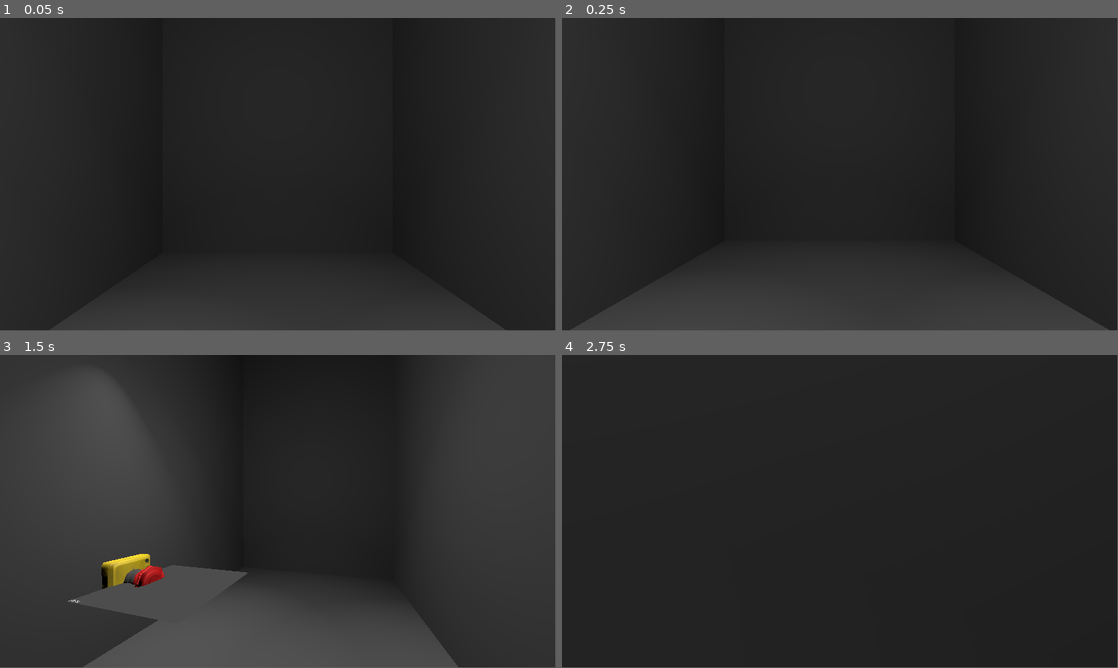
Above: before the commit, frames 1-4 (two rows, left to right).
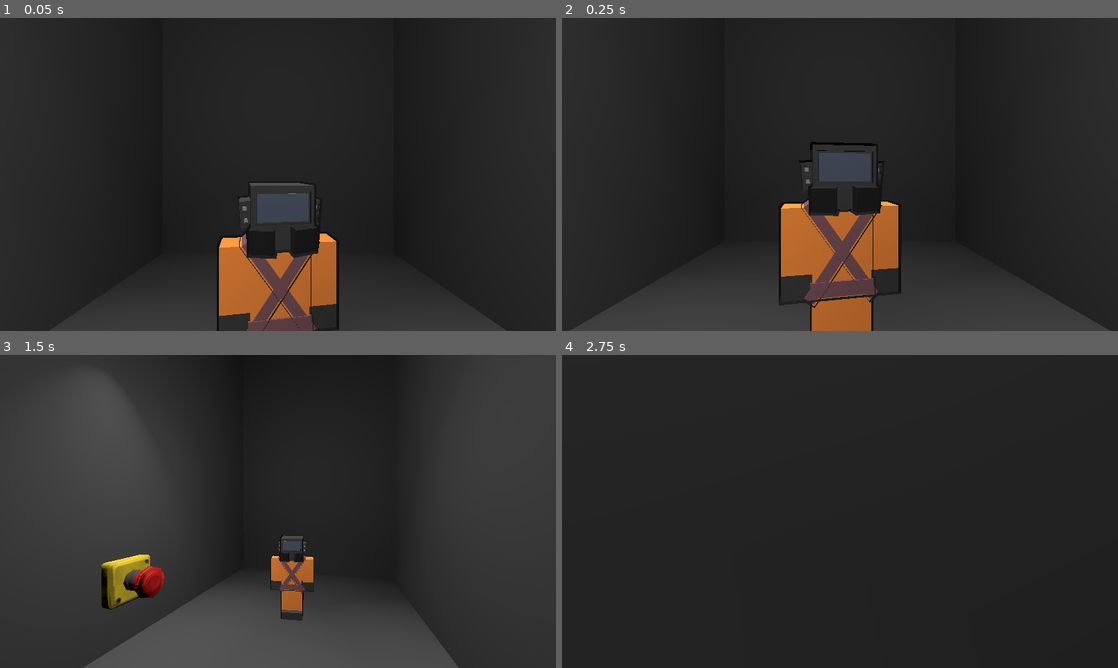
Above: after the commit, the same moments.

Repository: SavageMode123/Lethal-Company
Game: Godot game, scene res://main.tscn
Same seed, same stepped clock (60 frames per second), same inputs: the game is played once before the commit and once after it.
Inputs (mouse positions are in pixels of both pictures, inside the frame that each line leads up to):
- Up to frame 1 (0.05 s): no input
- Up to frame 2 (0.25 s): no input
- Up to frame 3 (1.5 s): move the mouse to (400, 495) at 0.52 s; hold D (Right) 0.53-1.28 s; tap E (Interact, bound only after the commit) at 0.6, 1.35 s; tap Space (Jump) at 0.77 s; move the mouse to (250, 511) at 1.27 s; hold W (Forward) from 1.28 s (still down)
- Up to frame 4 (2.75 s): keep holding W (Forward); tap Space (Jump) at 1.52 s; move the mouse to (851, 505) at 2.02 s; tap E (Interact, bound only after the commit) at 2.1 s
The window is 799x449 before the commit and 800x450 after it. Grey fills any space a smaller window leaves; there, only what the larger window draws over its background counts as a difference.

The runs differ from the first frame. In frame 1, 6.0% of the frame differs, in the area x 39-61%, y 52-100%; in frame 2, 7.5%, in the area x 0-100%, y 39-100%; in frame 3, 3.8%; in frame 4, less than 0.1%.

Commit message:
Added door animation

Diff:
--- a/Elevator.gd
+++ b/Elevator.gd
@@ -1,19 +1,41 @@
 extends Node3D
 
 @export var Players: Node3D
-@onready var openButton: Node3D = get_node("OpenButton")
+@onready var openButton: StaticBody3D = get_node("OpenButton")
+
+@onready var door: StaticBody3D = get_node("Door")
+@onready var doorAnimationPlayer: AnimationPlayer = door.get_node("AnimationPlayer")
 
 # Called when the node enters the scene tree for the first time.
 func _ready() -> void:
 	pass # Replace with function body.
 
+var canPressOpenButton: bool = false
+var doorOpen: bool = false
+
+func _input(_event: InputEvent) -> void:
+	if Input.is_action_just_pressed("Interact"):
+		if canPressOpenButton == true:
+			if doorOpen == false:
+				doorAnimationPlayer.play("ElevatorDoorOpen")
+			else:
+				doorAnimationPlayer.play("ElevatorDoorOpen", -1, -1, true)
+
+			doorOpen = !doorOpen
 
 # Called every frame. 'delta' is the elapsed time since the previous frame.
-func _process(delta: float) -> void:
+func _process(_delta: float) -> void:
 	for player in Players.get_children():
 		var camera: Camera3D = player.get_node("Camera")
 		var interactRay: RayCast3D = camera.get_node("InteractRay")
 		var collider: Object = interactRay.get_collider()
 
-		if collider:
-			print(collider)
+		var playerUI: Control = player.get_node("UI")
+		var interactLabel: Label = playerUI.get_node("Interact")
+
+		if collider and collider.name == "OpenButton":
+			interactLabel.visible = true
+			canPressOpenButton = true
+		else:
+			interactLabel.visible = false
+			canPressOpenButton = false
--- a/main.tscn
+++ b/main.tscn
@@ -5,6 +5,7 @@
 [ext_resource type="Texture2D" uid="uid://blude7e8oag3j" path="res://low_poly_emergency_button/textures/Material.002_baseColor.png" id="3_m1li0"]
 [ext_resource type="Texture2D" uid="uid://g8d5s6ylm30t" path="res://low_poly_emergency_button/textures/Material.002_metallicRoughness.png" id="4_ftsml"]
 [ext_resource type="Texture2D" uid="uid://bf7y3q5plpayd" path="res://low_poly_emergency_button/textures/Material.002_normal.png" id="5_4k8ko"]
+[ext_resource type="PackedScene" uid="uid://d3so6bj4yxu37" path="res://lethal_company_employee/scene.gltf" id="5_xn0y1"]
 
 [sub_resource type="BoxShape3D" id="BoxShape3D_r5elr"]
 
@@ -16,29 +17,30 @@
 
 [sub_resource type="Animation" id="Animation_gqepx"]
 resource_name = "ElevatorDoorOpen"
+length = 2.0
 tracks/0/type = "value"
 tracks/0/imported = false
 tracks/0/enabled = true
-tracks/0/path = NodePath(".:rotation")
+tracks/0/path = NodePath(".:position")
 tracks/0/interp = 1
 tracks/0/loop_wrap = true
 tracks/0/keys = {
-"times": PackedFloat32Array(0, 0.5),
+"times": PackedFloat32Array(0, 2),
 "transitions": PackedFloat32Array(1, 1),
 "update": 0,
-"values": [Vector3(1.5708, 3.48787e-16, 3.48787e-16), Vector3(-0.523599, 3.48787e-16, 3.48787e-16)]
+"values": [Vector3(2.08165e-12, 4.45, -4.46), Vector3(2.08165e-12, 2.08165e-12, -4.46)]
 }
 tracks/1/type = "value"
 tracks/1/imported = false
 tracks/1/enabled = true
-tracks/1/path = NodePath(".:position")
+tracks/1/path = NodePath(".:scale")
 tracks/1/interp = 1
 tracks/1/loop_wrap = true
 tracks/1/keys = {
-"times": PackedFloat32Array(0, 0.5),
+"times": PackedFloat32Array(0, 2),
 "transitions": PackedFloat32Array(1, 1),
 "update": 0,
-"values": [Vector3(2.08165e-12, 4.45, -4.46), Vector3(2.08165e-12, -2.205, -8.33078)]
+"values": [Vector3(5.07462, 0.0489359, 8.94905), Vector3(5.075, 0.049, 2.08165e-12)]
 }
 
 [sub_resource type="Animation" id="Animation_sgvfi"]
@@ -46,26 +48,26 @@
 tracks/0/type = "value"
 tracks/0/imported = false
 tracks/0/enabled = true
-tracks/0/path = NodePath(".:rotation")
+tracks/0/path = NodePath(".:position")
 tracks/0/interp = 1
 tracks/0/loop_wrap = true
 tracks/0/keys = {
 "times": PackedFloat32Array(0),
 "transitions": PackedFloat32Array(1),
 "update": 0,
-"values": [Vector3(-1.5708, 6.97574e-16, 0)]
+"values": [Vector3(2.08165e-12, 4.45, -4.46)]
 }
 tracks/1/type = "value"
 tracks/1/imported = false
 tracks/1/enabled = true
-tracks/1/path = NodePath(".:position")
+tracks/1/path = NodePath(".:scale")
 tracks/1/interp = 1
 tracks/1/loop_wrap = true
 tracks/1/keys = {
 "times": PackedFloat32Array(0),
 "transitions": PackedFloat32Array(1),
 "update": 0,
-"values": [Vector3(2.08165e-12, 4.45, -4.46)]
+"values": [Vector3(5.07462, 0.0489359, 8.94905)]
 }
 
 [sub_resource type="AnimationLibrary" id="AnimationLibrary_4f6fs"]
@@ -190,9 +192,6 @@
 blend_shape_mode = 0
 shadow_mesh = SubResource("ArrayMesh_sfp50")
 
-[sub_resource type="ViewportTexture" id="ViewportTexture_uaf3p"]
-viewport_path = NodePath("Elevator/OpenButton/SubViewport")
-
 [node name="Main" type="Node3D"]
 
 [node name="Elevator" type="Node3D" parent="." node_paths=PackedStringArray("Players")]
@@ -200,7 +199,7 @@
 Players = NodePath("../Players")
 
 [node name="Floor" type="StaticBody3D" parent="Elevator"]
-transform = Transform3D(5.07462, 0, 0, 0, 0.0489359, 0, 0, 0, 8.94905, 0, 0, 0)
+transform = Transform3D(5.075, 0, 0, 0, 0.049, 0, 0, 0, 8.949, 2.08165e-12, 2.08165e-12, 2.08165e-12)
 
 [node name="CollisionShape3D" type="CollisionShape3D" parent="Elevator/Floor"]
 shape = SubResource("BoxShape3D_r5elr")
@@ -209,12 +208,13 @@
 mesh = SubResource("BoxMesh_wultg")
 
 [node name="Roof" type="StaticBody3D" parent="Elevator"]
-transform = Transform3D(5.07462, 0, 0, 0, 0.0489359, 0, 0, 0, 8.94905, 2.08165e-12, 8.9, 2.08165e-12)
+transform = Transform3D(5.075, 0, 0, 0, 0.049, 0, 0, 0, 8.949, 2.08165e-12, 8.9, 2.08165e-12)
 
 [node name="CollisionShape3D" type="CollisionShape3D" parent="Elevator/Roof"]
 shape = SubResource("BoxShape3D_r5elr")
 
 [node name="MeshInstance3D" type="MeshInstance3D" parent="Elevator/Roof/CollisionShape3D"]
+transform = Transform3D(1, 0, 0, 0, 1, 0, 0, 0, 1, 0, 0, 0)
 mesh = SubResource("BoxMesh_wultg")
 
 [node name="Wall" type="StaticBody3D" parent="Elevator"]
@@ -227,13 +227,13 @@
 mesh = SubResource("BoxMesh_wultg")
 
 [node name="Door" type="StaticBody3D" parent="Elevator"]
-transform = Transform3D(5.07462, -3.41364e-17, -2.25982e-20, 0, -1.77147e-07, 8.94905, -3.53992e-15, -0.0489359, -3.23955e-05, 2.08165e-12, 4.45, -4.46)
+transform = Transform3D(5.07462, -2.23667e-28, 1.78791e-33, 0, -2.13906e-09, -8.94905, 2.31942e-26, 0.0489359, -3.91175e-07, 2.08165e-12, 4.45, -4.46)
 
 [node name="CollisionShape3D" type="CollisionShape3D" parent="Elevator/Door"]
 shape = SubResource("BoxShape3D_r5elr")
 
 [node name="MeshInstance3D" type="MeshInstance3D" parent="Elevator/Door/CollisionShape3D"]
-transform = Transform3D(1, 2.12393e-25, -2.20808e-30, 7.92088e-21, 1, 1.8181e-12, -3.1594e-31, 6.108e-18, 1, 0, 0, 0)
+transform = Transform3D(1, -7.92088e-21, 3.1594e-31, 7.92088e-21, 1, -6.07153e-18, -3.1594e-31, 6.07153e-18, 1, 0, 0, 0)
 mesh = SubResource("BoxMesh_wultg")
 
 [node name="AnimationPlayer" type="AnimationPlayer" parent="Elevator/Door"]
@@ -242,7 +242,7 @@
 }
 
 [node name="Wall3" type="StaticBody3D" parent="Elevator"]
-transform = Transform3D(-3.91173e-07, -0.0489359, -3.91175e-07, 0, -2.13906e-09, 8.94905, -8.949, 2.13906e-09, 1.70988e-14, 2.538, 4.45, 2.08165e-12)
+transform = Transform3D(-3.91173e-07, -0.049, -3.91173e-07, 0, -2.14186e-09, 8.949, -8.949, 2.14186e-09, 1.70987e-14, 2.538, 4.45, 2.08165e-12)
 
 [node name="CollisionShape3D" type="CollisionShape3D" parent="Elevator/Wall3"]
 shape = SubResource("BoxShape3D_r5elr")
@@ -251,7 +251,7 @@
 mesh = SubResource("BoxMesh_wultg")
 
 [node name="Wall4" type="StaticBody3D" parent="Elevator"]
-transform = Transform3D(-3.91173e-07, -0.0489359, -3.91175e-07, 0, -2.13906e-09, 8.94905, -8.949, 2.13906e-09, 1.70988e-14, -2.538, 4.45, 2.08165e-12)
+transform = Transform3D(-3.91173e-07, -0.049, -3.91173e-07, 0, -2.14186e-09, 8.949, -8.949, 2.14186e-09, 1.70987e-14, -2.538, 4.45, 2.08165e-12)
 
 [node name="CollisionShape3D" type="CollisionShape3D" parent="Elevator/Wall4"]
 shape = SubResource("BoxShape3D_r5elr")
@@ -288,18 +288,6 @@
 transform = Transform3D(1, 0, 0, 0, 1, 1.89817e-24, 0, 4.2543e-24, 1, 0.00862265, 0, 0)
 mesh = SubResource("ArrayMesh_c608c")
 skeleton = NodePath("")
-
-[node name="SubViewport" type="SubViewport" parent="Elevator/OpenButton"]
-
-[node name="Label" type="Label" parent="Elevator/OpenButton/SubViewport"]
-offset_right = 51.0
-offset_bottom = 26.0
-text = "HELLO
-"
-
-[node name="Sprite3D" type="Sprite3D" parent="Elevator/OpenButton"]
-transform = Transform3D(1, 0, 0, 0, 1, 1.89817e-24, 0, 4.2543e-24, 1, 3.46876, 0, 0)
-texture = SubResource("ViewportTexture_uaf3p")
 
 [node name="Light" type="SpotLight3D" parent="."]
 transform = Transform3D(1, -6.97574e-16, -1.5246e-23, -1.5246e-23, -4.37114e-08, 1, -6.97574e-16, -1, -4.37114e-08, -0.0820077, 8.54226, 0.280514)
@@ -307,6 +295,8 @@
 spot_range = 22.686
 spot_angle = 33.41
 
+[node name="scene" parent="Light" instance=ExtResource("5_xn0y1")]
+
 [node name="Light2" type="SpotLight3D" parent="."]
 transform = Transform3D(1, -6.97574e-16, -1.5246e-23, -1.5246e-23, -4.37114e-08, 1, -6.97574e-16, -1, -4.37114e-08, 2.8709, 5.16601, 0.280514)
 light_energy = 3.667
@@ -331,3 +321,6 @@
 
 [node name="Camera3D" type="Camera3D" parent="."]
 transform = Transform3D(-4.37114e-08, 3.48787e-16, 1, 3.48787e-16, 1, -3.48787e-16, -1, 3.48787e-16, -4.37114e-08, 1.89978, 1.07424, 0)
+
+[node name="scene" parent="." instance=ExtResource("5_xn0y1")]
+transform = Transform3D(1, 0, 0, 0, 1, 0, 0, 0, 1, 0, 0, -1.52881)
--- a/player.tscn
+++ b/player.tscn
@@ -1,10 +1,13 @@
-[gd_scene load_steps=4 format=3 uid="uid://crs7ejl8sof8l"]
+[gd_scene load_steps=5 format=3 uid="uid://crs7ejl8sof8l"]
 
 [ext_resource type="Script" path="res://Player.gd" id="1_5c3k4"]
 
 [sub_resource type="CapsuleShape3D" id="CapsuleShape3D_nuarl"]
 
 [sub_resource type="CapsuleMesh" id="CapsuleMesh_kh256"]
+
+[sub_resource type="LabelSettings" id="LabelSettings_fxxcx"]
+font_size = 35
 
 [node name="Player" type="CharacterBody3D" node_paths=PackedStringArray("camera")]
 script = ExtResource("1_5c3k4")
@@ -20,4 +23,29 @@
 transform = Transform3D(2.39234, 0, 0, 0, 2.39234, 0, 0, 0, 2.39234, 0, 0.451875, 0)
 
 [node name="InteractRay" type="RayCast3D" parent="Camera"]
-target_position = Vector3(2.08165e-12, 2.08165e-12, -3)
+target_position = Vector3(2.08165e-12, 2.08165e-12, -5)
+
+[node name="UI" type="Control" parent="."]
+layout_mode = 3
+anchors_preset = 15
+anchor_right = 1.0
+anchor_bottom = 1.0
+grow_horizontal = 2
+grow_vertical = 2
+
+[node name="Interact" type="Label" parent="UI"]
+visible = false
+layout_mode = 1
+anchors_preset = 7
+anchor_left = 0.5
+anchor_top = 1.0
+anchor_right = 0.5
+anchor_bottom = 1.0
+offset_left = -72.0
+offset_top = -52.0
+offset_right = 72.0
+grow_horizontal = 2
+grow_vertical = 0
+text = "Press [E]"
+label_settings = SubResource("LabelSettings_fxxcx")
+horizontal_alignment = 1
--- a/project.godot
+++ b/project.godot
@@ -14,6 +14,10 @@
 run/main_scene="res://main.tscn"
 config/features=PackedStringArray("4.0", "Forward Plus")
 config/icon="res://icon.svg"
+
+[display]
+
+window/stretch/mode="canvas_items"
 
 [input]
 
@@ -42,3 +46,8 @@
 "events": [Object(InputEventKey,"resource_local_to_scene":false,"resource_name":"","device":-1,"window_id":0,"alt_pressed":false,"shift_pressed":false,"ctrl_pressed":false,"meta_pressed":false,"pressed":false,"keycode":0,"physical_keycode":32,"key_label":0,"unicode":32,"echo":false,"script":null)
 ]
 }
+Interact={
+"deadzone": 0.5,
+"events": [Object(InputEventKey,"resource_local_to_scene":false,"resource_name":"","device":-1,"window_id":0,"alt_pressed":false,"shift_pressed":false,"ctrl_pressed":false,"meta_pressed":false,"pressed":false,"keycode":0,"physical_keycode":69,"key_label":0,"unicode":101,"echo":false,"script":null)
+]
+}
Not shown, added: lethal_company_employee/license.txt
Binary file added: lethal_company_employee/scene.bin
Not shown, added: lethal_company_employee/scene.gltf
Not shown, added: lethal_company_employee/scene.gltf.import
Binary file added: lethal_company_employee/textures/material_0_baseColor.png
Not shown, added: lethal_company_employee/textures/material_0_baseColor.png.import
Binary file added: lethal_company_employee/textures/material_0_metallicRoughness.png
Not shown, added: lethal_company_employee/textures/material_0_metallicRoughness.png.import
Binary file added: lethal_company_employee/textures/material_1_baseColor.png
Not shown, added: lethal_company_employee/textures/material_1_baseColor.png.import
Binary file added: lethal_company_employee/textures/material_2_baseColor.png
Not shown, added: lethal_company_employee/textures/material_2_baseColor.png.import
(and 2 more such lines)
